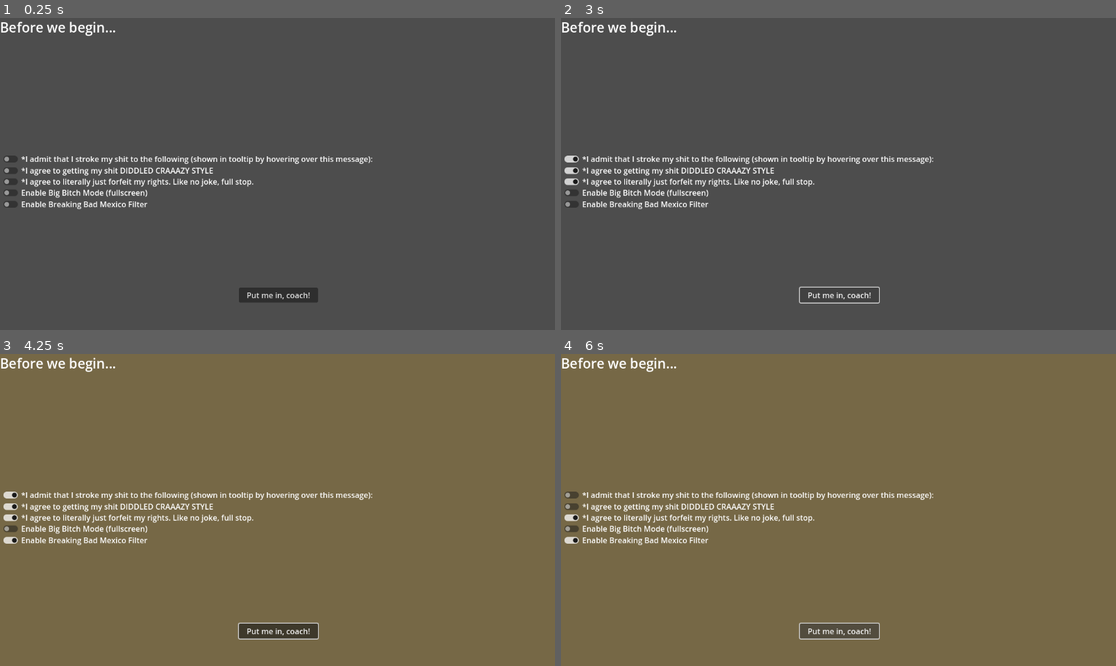
Above: before the commit, frames 1-4 (two rows, left to right).
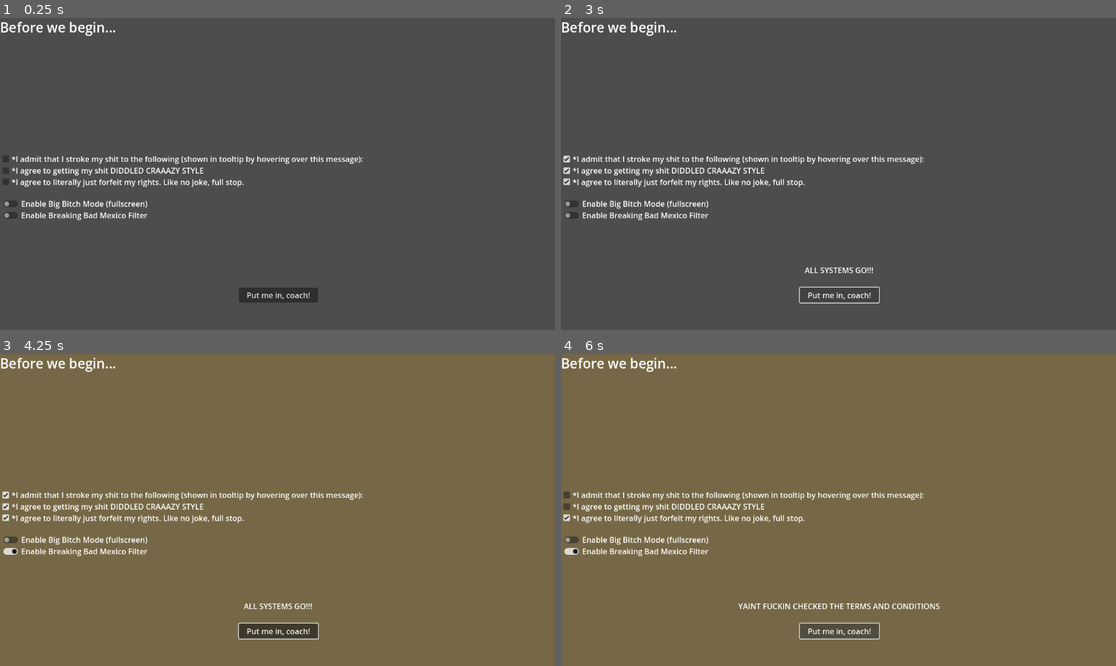
Above: after the commit, the same moments.

Repository: synthinityofstars/FunkyMonkeyGamingProject
Game: Godot game, scene res://scenes/consent_screen.tscn
Same seed, same stepped clock (60 frames per second), same inputs: the game is played once before the commit and once after it. Before the commit the project has no main scene; this scene is started directly in both runs.
Inputs:
- Up to frame 1 (0.25 s): no input
- Up to frame 2 (3 s): click "*I admit that I stroke my shi…" at 0.5 s; click "*I agree to getting my shit D…" at 1.25 s; click "*I agree to literally just fo…" at 2 s; click "Put me in, coach!" at 2.75 s
- Up to frame 3 (4.25 s): click "Enable Breaking Bad Mexico Fi…" at 3.5 s
- Up to frame 4 (6 s): click "*I admit that I stroke my shi…" at 4.25 s; click "*I agree to getting my shit D…" at 5 s; click "Put me in, coach!" at 5.75 s

The runs differ from the first frame. In frame 1, 2.7% of the frame differs, in the area x 0-68%, y 44-65%; in frame 2, 2.8%; in frame 3, 2.9%; in frame 4, 3.2%, in the area x 0-69%, y 44-82%.

Commit message:
added a warning label system THAT WORKS YIPPEE

Diff:
--- a/project.godot
+++ b/project.godot
@@ -11,6 +11,7 @@
 [application]
 
 config/name="FunkyMonkeyGamingProject"
+run/main_scene="uid://ca54d1h0iy5y"
 config/features=PackedStringArray("4.4", "GL Compatibility")
 config/icon="res://icon.svg"
 
--- a/scenes/consent_screen.tscn
+++ b/scenes/consent_screen.tscn
@@ -34,21 +34,17 @@
 theme_type_variation = &"HeaderLarge"
 text = "Before we begin..."
 
-[node name="StroknitCheckButton" type="CheckButton" parent="."]
-layout_mode = 1
-anchors_preset = 4
-anchor_top = 0.5
-anchor_bottom = 0.5
-offset_top = -39.0
-offset_right = 44.0
-offset_bottom = -15.0
-grow_vertical = 2
+[node name="StroknitCheck" type="CheckBox" parent="."]
+layout_mode = 0
+offset_top = 281.0
+offset_right = 24.0
+offset_bottom = 305.0
 focus_mode = 0
 
-[node name="StroknitLabel" type="Label" parent="StroknitCheckButton"]
+[node name="StroknitLabel" type="Label" parent="StroknitCheck"]
 layout_mode = 0
-offset_left = 44.0
-offset_right = 765.0
+offset_left = 24.0
+offset_right = 754.0
 offset_bottom = 23.0
 tooltip_text = "WOMEN. MEN. NON-BINARY PEOPLE. FEMBOYS. FUNKY KONG. FEMBOY FUNKY KONG. SUSPICIOUSLY
 ANTHROMORPHIC POKEMON. SPYRO THE DRAGON. HENRY OF SKALITZ. THE NUMBER \"58\". GORBINO.
@@ -60,40 +56,33 @@
 mouse_filter = 0
 text = "*I admit that I stroke my shit to the following (shown in tooltip by hovering over this message):"
 
-[node name="DiddlerCheckButton" type="CheckButton" parent="."]
-layout_mode = 1
-anchors_preset = 4
-anchor_top = 0.5
-anchor_bottom = 0.5
-offset_top = -15.0
-offset_right = 44.0
-offset_bottom = 9.0
-grow_vertical = 2
+[node name="DiddlerCheck" type="CheckBox" parent="."]
+layout_mode = 0
+offset_top = 305.0
+offset_right = 24.0
+offset_bottom = 329.0
 focus_mode = 0
 
-[node name="DiddlerLabel" type="Label" parent="DiddlerCheckButton"]
+[node name="DiddlerLabel" type="Label" parent="DiddlerCheck"]
 layout_mode = 0
-offset_left = 44.0
-offset_right = 434.0
+offset_left = 24.0
+offset_right = 423.0
 offset_bottom = 23.0
 text = "*I agree to getting my shit DIDDLED CRAAAZY STYLE"
 
-[node name="RightsForfeitCheckButton" type="CheckButton" parent="."]
-layout_mode = 1
-anchors_preset = 4
-anchor_top = 0.5
-anchor_bottom = 0.5
-offset_top = 8.0
-offset_right = 44.0
-offset_bottom = 32.0
-grow_vertical = 2
+[node name="RightsForfeitCheck" type="CheckBox" parent="."]
+layout_mode = 0
+offset_top = 328.0
+offset_right = 24.0
+offset_bottom = 352.0
 focus_mode = 0
 
-[node name="RightsForfeitLabel" type="Label" parent="RightsForfeitCheckButton"]
+[node name="RightsForfeitLabel" type="Label" parent="RightsForfeitCheck"]
 layout_mode = 0
-offset_left = 44.0
-offset_right = 518.0
-offset_bottom = 23.0
+offset_left = 24.0
+offset_top = 1.0
+offset_right = 507.0
+offset_bottom = 24.0
 text = "*I agree to literally just forfeit my rights. Like no joke, full stop."
 
 [node name="FullscreenCheckButton" type="CheckButton" parent="."]
@@ -101,9 +90,9 @@
 anchors_preset = 4
 anchor_top = 0.5
 anchor_bottom = 0.5
-offset_top = 31.0
+offset_top = 54.0
 offset_right = 44.0
-offset_bottom = 55.0
+offset_bottom = 78.0
 grow_vertical = 2
 focus_mode = 0
 
@@ -145,15 +134,16 @@
 grow_horizontal = 2
 grow_vertical = 0
 text = "YAINT FUCKIN CHECKED THE TERMS AND CONDITIONS"
+horizontal_alignment = 1
 
 [node name="MexicoFilterCheckButton" type="CheckButton" parent="."]
 layout_mode = 1
 anchors_preset = 4
 anchor_top = 0.5
 anchor_bottom = 0.5
-offset_top = 55.0
+offset_top = 78.0
 offset_right = 44.0
-offset_bottom = 79.0
+offset_bottom = 102.0
 grow_vertical = 2
 focus_mode = 0
 
@@ -169,5 +159,5 @@
 grow_vertical = 2
 text = "Enable Breaking Bad Mexico Filter"
 
-[connection signal="toggled" from="FullscreenCheckButton" to="." method="_on_check_button_toggled"]
+[connection signal="toggled" from="FullscreenCheckButton" to="." method="_on_fullscreen_check_button_toggled"]
 [connection signal="toggled" from="MexicoFilterCheckButton" to="." method="_on_mexico_filter_check_button_toggled"]
--- a/scripts/consent_screen.gd
+++ b/scripts/consent_screen.gd
@@ -2,15 +2,70 @@
 
 
 # Toggles Big Bitch Mode (fullscreen)
-func _on_check_button_toggled(toggled_on: bool) -> void:
+func _on_fullscreen_check_button_toggled(toggled_on: bool) -> void:
 	if toggled_on == true:
 		DisplayServer.window_set_mode(DisplayServer.WINDOW_MODE_FULLSCREEN)
 	else:
 		DisplayServer.window_set_mode(DisplayServer.WINDOW_MODE_WINDOWED)
 
 # Toggles the Breaking Bad Mexico Filter
-func _on_mexico_filter_check_button_toggled(toggled_on: bool) -> void:
+func _on_mexico_filter_check_button_toggled(toggled_on) -> void:
 	if toggled_on == true:
 		$MexicoFilterRect.show()
 	else:
 		$MexicoFilterRect.hide()
+
+#Calling all the buttons and warnings for the required check
+@onready var Check1 = $StroknitCheck
+@onready var Check2 = $DiddlerCheck
+@onready var Check3 = $RightsForfeitCheck
+@onready var Okbutton = $OkButton
+@onready var WarningLabel = $WarningLabel
+
+#Declares that there is a condition to check all boxes, and it's not fulfilled by default
+var all_checked: bool = false
+
+#Connects signals to the checks about being toggled
+func _ready() -> void:
+#Is checkbox 1 checked?
+	Check1.toggled.connect(_on_check_box_toggled)
+
+#Is checkbox 2 checked?
+	Check2.toggled.connect(_on_check_box_toggled)
+
+#Is checkbox 3 checked?
+	Check3.toggled.connect(_on_check_box_toggled)
+
+#Did you press the ok button?
+	Okbutton.pressed.connect(_on_ok_button_pressed)
+
+#update the button state of condition before we get into it, just in case
+	_update_button_state()
+
+
+#if ANY check box is toggled, update the state of the button condition.
+#The signal that actually cares about the checkboxes being toggled is here.
+func _on_check_box_toggled(_toggled_on: bool) -> void:
+	_update_button_state()
+
+#What actually happens when the button condition is updated
+func _update_button_state() -> void:
+
+	#This bit is confusing so listen up.
+	#these checks aren't given the "toggle" signal. that's because the "toggle" signal
+	#isn't a boolean, it just says "HEY, I'M TOGGLED, DOES ANYONE CARE?" this does not.
+	#the real boolean is "button pressed", which sounds like it isnt a toggle
+	#BUT it has "toggle mode" on, so it actually is.
+	all_checked = Check1.button_pressed and Check2.button_pressed and Check3.button_pressed
+
+
+#What happens when you press the ok button
+func _on_ok_button_pressed() -> void:
+	#Note that this button DOES NOT have toggle mode on, so it is not treated like a toggle
+	if all_checked:
+		WarningLabel.visible = true
+		WarningLabel.text = "ALL SYSTEMS GO!!!"
+		print("Yippee wahoo, this is a placeholder for the next scene i think")
+	else:
+		WarningLabel.visible = true
+		WarningLabel.text = "YAINT FUCKIN CHECKED THE TERMS AND CONDITIONS"
